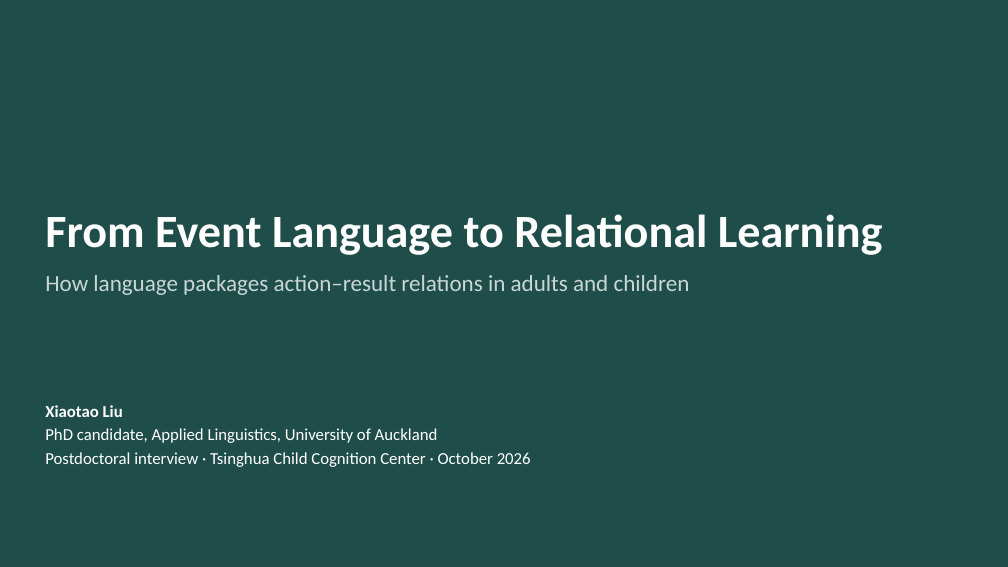
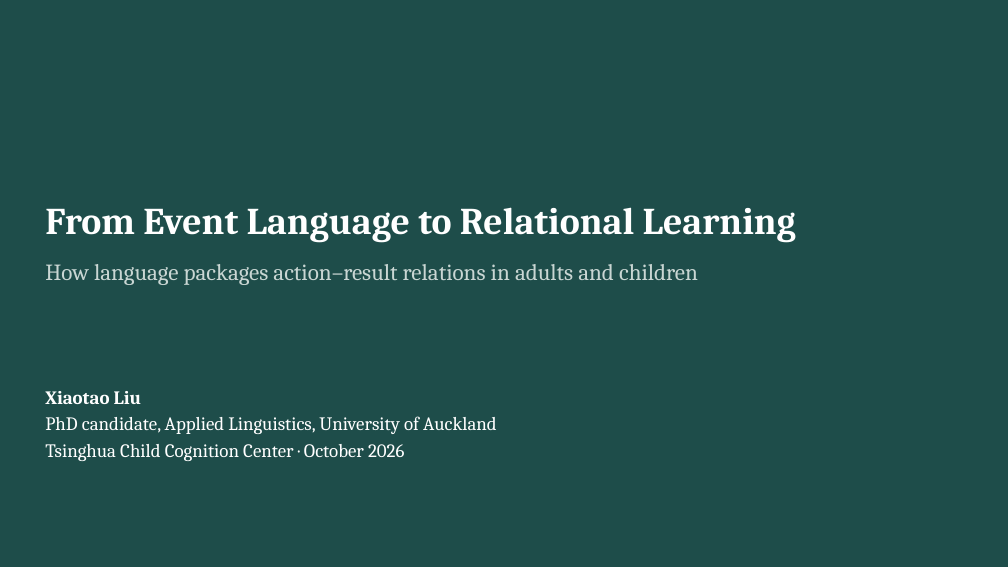
Before and after one commit to xtaoliu/claude, a slide deck: slide 1 of Liu_postdoc_interview_talk.pptx. Drawn at 1008x567 pixels with LibreOffice and Linux fonts; fonts in the diff are those of the drawing. Boxes give left, top, right and bottom in pixels: in the first picture for what was removed or moved away, otherwise in the second. Text is boxed around its words. In the diff, an @@ line names an element or a change of style, - is before the commit and + after.

```diff
--- a/Liu_postdoc_interview_talk.pptx
+++ b/Liu_postdoc_interview_talk.pptx
@@ title "From Event Language to Relational ...": place and size @@
-title "From Event Language to Relational ..." at (45,214,883,255)
+title "From Event Language to Relational ..." at (45,207,796,243)
@@ title "From Event Language to Relational ..." at (45,207,796,243): size 44 to 36 pt, font Calibri to Cambria @@
@@ text "How language packages action–result relations ...": place and size @@
-text "How language packages action–result relations ..." at (45,275,690,295)
+text "How language packages action–result relations ..." at (45,264,698,285)
@@ text "How language packages action–result relations ..." at (45,264,698,285): font Calibri to Cambria @@
@@ text "Xiaotao Liu": place and size @@
-text "Xiaotao Liu" at (45,405,531,467)
+text "Xiaotao Liu" at (45,391,497,461)
@@ text at (45,391,497,434): size 16 to 18 pt, font Calibri to Cambria in "Xiaotao Liu", "PhD candidate, Applied Linguistics, University of Auckland" @@
@@ text at (45,444,404,461): text changed; size 16 to 18 pt; font Calibri to Cambria @@
-Postdoctoral interview · Tsinghua Child Cognition Center · October 2026
+Tsinghua Child Cognition Center · October 2026
```
Also in this commit, not shown: 11 other slides changed.
